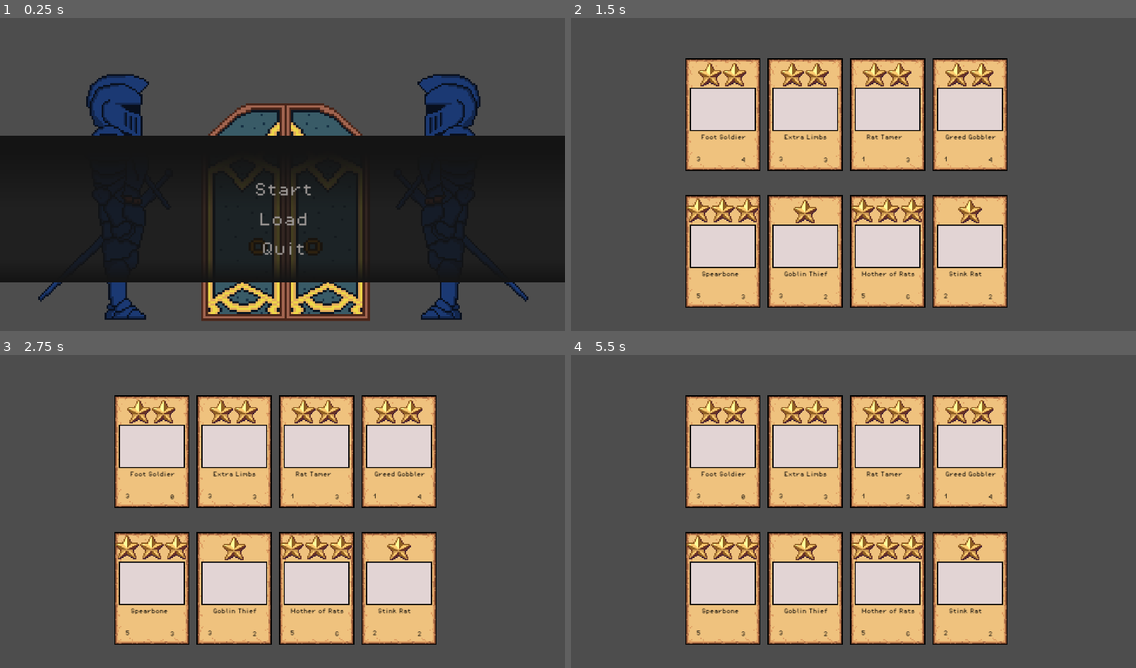
Above: before the commit, frames 1-4 (two rows, left to right).
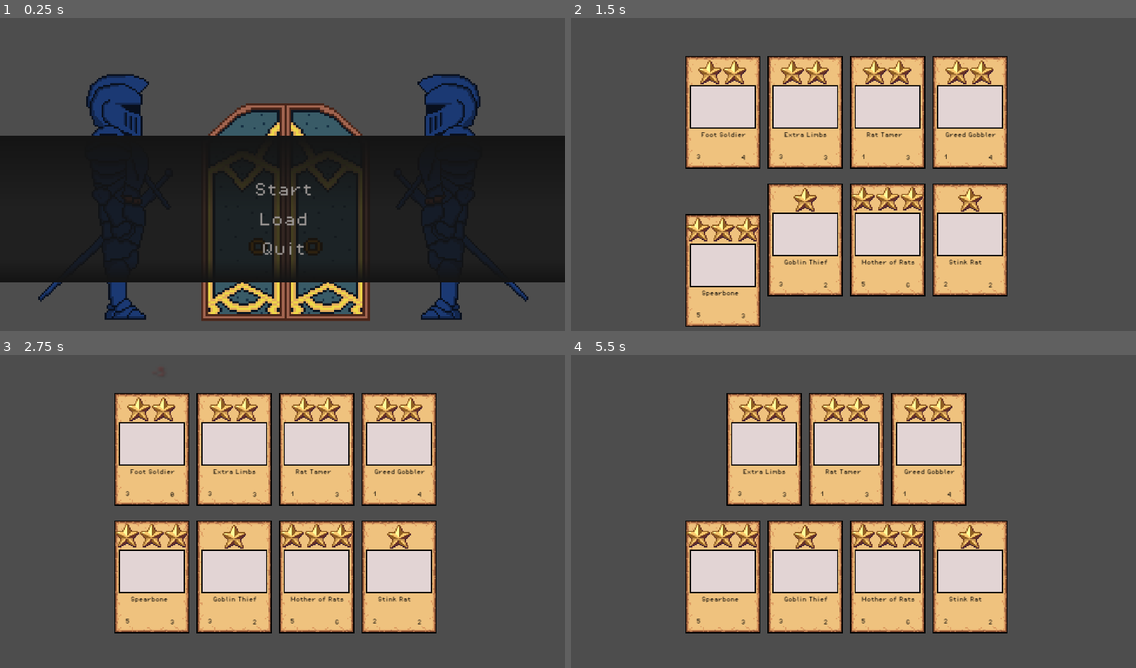
Above: after the commit, the same moments.

Repository: wenyng0526-boop/whateverproject
Game: Godot game, scene res://Scenes/main_menu.tscn
Two runs of this game, one before a commit and one after it. Both use one fixed random seed, a clock stepped at 60 frames per second and the inputs below. The engine's default icon, where the game draws it, is replaced by a stand-in: a white triangle on a blue panel in a dark square.
Inputs (mouse positions are in pixels of both pictures, inside the frame that each line leads up to):
- Up to frame 1 (0.25 s): no input
- Up to frame 2 (1.5 s): click (853, 190) at 0.5 s; click "DONE" at 1.25 s
- Up to frame 3 (2.75 s): move the mouse to (152, 452) at 2.02 s; click (152, 452) at 2.17 s
- Up to frame 4 (5.5 s): move the mouse to (802, 452) at 2.77 s; click (802, 452) at 2.92 s; tap Enter at 3.5, 5 s; move the mouse to (887, 452) at 3.52 s; click (887, 452) at 3.67 s; tap Space at 4.25 s; move the mouse to (972, 452) at 4.27 s; click (972, 452) at 4.42 s; move the mouse to (723, 589) at 5.02 s; click (723, 589) at 5.17 s

The runs differ from the first frame. In frame 2, 17% of the frame differs, in the area x 20-78%, y 12-99%; in frame 3, 16%; in frame 4, 25%, in the area x 20-78%, y 12-93%.

Commit message:
completed attack effect

Diff:
--- a/Scenes/CardUI.tscn
+++ b/Scenes/CardUI.tscn
@@ -8,7 +8,7 @@
 [sub_resource type="Animation" id="Animation_y2k82"]
 resource_name = "hit"
 length = 0.5
-step = 0.05
+step = 0.025
 tracks/0/type = "value"
 tracks/0/imported = false
 tracks/0/enabled = true
@@ -35,11 +35,85 @@
 "transitions": PackedFloat32Array(1),
 "update": 0,
 "values": [-0.0872665]
+}
+tracks/1/type = "value"
+tracks/1/imported = false
+tracks/1/enabled = true
+tracks/1/path = NodePath("CardVisual:position")
+tracks/1/interp = 1
+tracks/1/loop_wrap = true
+tracks/1/keys = {
+"times": PackedFloat32Array(0),
+"transitions": PackedFloat32Array(1),
+"update": 0,
+"values": [Vector2(0, 100)]
+}
+
+[sub_resource type="Animation" id="Animation_2jae0"]
+resource_name = "attack_player"
+step = 0.025
+tracks/0/type = "value"
+tracks/0/imported = false
+tracks/0/enabled = true
+tracks/0/path = NodePath("CardVisual:position")
+tracks/0/interp = 1
+tracks/0/loop_wrap = true
+tracks/0/keys = {
+"times": PackedFloat32Array(0, 0.125, 0.175, 0.225, 0.275, 0.3, 0.325, 0.35, 0.375, 0.4, 0.425, 0.45, 0.525, 1),
+"transitions": PackedFloat32Array(1, 1, 1, 1, 1, 1, 1, 1, 1, 1, 1, 1, 1, 1),
+"update": 0,
+"values": [Vector2(0, 0), Vector2(0, 100), Vector2(0, 110), Vector2(0, 100), Vector2(0, 110), Vector2(0, 100), Vector2(0, 110), Vector2(0, 100), Vector2(0, 110), Vector2(0, 100), Vector2(0, 110), Vector2(0, 140), Vector2(0, -150), Vector2(0, 0)]
+}
+tracks/1/type = "method"
+tracks/1/imported = false
+tracks/1/enabled = true
+tracks/1/path = NodePath(".")
+tracks/1/interp = 1
+tracks/1/loop_wrap = true
+tracks/1/keys = {
+"times": PackedFloat32Array(0.525),
+"transitions": PackedFloat32Array(1),
+"values": [{
+"args": [],
+"method": &"trigger_attack_hit"
+}]
+}
+
+[sub_resource type="Animation" id="Animation_2qsxy"]
+resource_name = "attack_enemy"
+step = 0.025
+tracks/0/type = "value"
+tracks/0/imported = false
+tracks/0/enabled = true
+tracks/0/path = NodePath("CardVisual:position")
+tracks/0/interp = 1
+tracks/0/loop_wrap = true
+tracks/0/keys = {
+"times": PackedFloat32Array(0, 0.125, 0.175, 0.225, 0.275, 0.3, 0.325, 0.35, 0.375, 0.4, 0.425, 0.45, 0.525, 1),
+"transitions": PackedFloat32Array(1, 1, 1, 1, 1, 1, 1, 1, 1, 1, 1, 1, 1, 1),
+"update": 0,
+"values": [Vector2(0, 0), Vector2(0, -100), Vector2(0, -110), Vector2(0, -100), Vector2(0, -110), Vector2(0, -100), Vector2(0, -110), Vector2(0, -100), Vector2(0, -110), Vector2(0, -100), Vector2(0, -110), Vector2(0, -140), Vector2(0, 150), Vector2(0, 0)]
+}
+tracks/1/type = "method"
+tracks/1/imported = false
+tracks/1/enabled = true
+tracks/1/path = NodePath(".")
+tracks/1/interp = 1
+tracks/1/loop_wrap = true
+tracks/1/keys = {
+"times": PackedFloat32Array(0.525),
+"transitions": PackedFloat32Array(1),
+"values": [{
+"args": [],
+"method": &"trigger_attack_hit"
+}]
 }
 
 [sub_resource type="AnimationLibrary" id="AnimationLibrary_4eghi"]
 _data = {
 "RESET": SubResource("Animation_rej3g"),
+"attack_enemy": SubResource("Animation_2qsxy"),
+"attack_player": SubResource("Animation_2jae0"),
 "hit": SubResource("Animation_y2k82")
 }
 
@@ -55,16 +129,26 @@
 pivot_offset = Vector2(90, 125)
 script = ExtResource("1_ywfkn")
 card_data = ExtResource("2_puuy4")
-name_label = NodePath("Name_Label")
-attack_label = NodePath("Attack_Label")
-health_label = NodePath("Health_Label")
-cost_label = NodePath("Cost_Label")
-picture = NodePath("Picture")
-desc_name_label = NodePath("CardDescription/Name_Label2")
-description_label = NodePath("CardDescription/Description_Label")
+name_label = NodePath("CardVisual/Name_Label")
+attack_label = NodePath("CardVisual/Attack_Label")
+health_label = NodePath("CardVisual/Health_Label")
+cost_label = NodePath("CardVisual/Cost_Label")
+picture = NodePath("CardVisual/Picture")
+desc_name_label = NodePath("CardVisual/CardDescription/Name_Label2")
+description_label = NodePath("CardVisual/CardDescription/Description_Label")
 animation_player = NodePath("AnimationPlayer")
 
-[node name="Name_Label" type="Label" parent="."]
+[node name="CardVisual" type="Control" parent="."]
+custom_minimum_size = Vector2(180, 250)
+layout_mode = 1
+anchors_preset = 15
+anchor_right = 1.0
+anchor_bottom = 1.0
+grow_horizontal = 2
+grow_vertical = 2
+mouse_filter = 2
+
+[node name="Name_Label" type="Label" parent="CardVisual"]
 layout_mode = 1
 anchors_preset = 7
 anchor_left = 0.5
@@ -81,7 +165,7 @@
 theme_override_fonts/font = ExtResource("3_qojfg")
 text = "Minion Name"
 
-[node name="Attack_Label" type="Label" parent="."]
+[node name="Attack_Label" type="Label" parent="CardVisual"]
 layout_mode = 1
 anchors_preset = 2
 anchor_top = 1.0
@@ -95,7 +179,7 @@
 text = "10
 "
 
-[node name="Health_Label" type="Label" parent="."]
+[node name="Health_Label" type="Label" parent="CardVisual"]
 layout_mode = 1
 anchors_preset = 3
 anchor_left = 1.0
@@ -112,7 +196,7 @@
 text = "10
 "
 
-[node name="Cost_Label" type="Label" parent="."]
+[node name="Cost_Label" type="Label" parent="CardVisual"]
 visible = false
 layout_mode = 1
 anchors_preset = 1
@@ -124,7 +208,7 @@
 theme_override_fonts/font = ExtResource("3_qojfg")
 text = "3"
 
-[node name="Picture" type="TextureRect" parent="."]
+[node name="Picture" type="TextureRect" parent="CardVisual"]
 z_index = -10
 layout_mode = 1
 anchors_preset = 8
@@ -140,7 +224,7 @@
 grow_vertical = 2
 texture = ExtResource("4_5yg2h")
 
-[node name="CardDescription" type="Control" parent="."]
+[node name="CardDescription" type="Control" parent="CardVisual"]
 visible = false
 z_index = 10
 layout_mode = 1
@@ -155,7 +239,7 @@
 grow_horizontal = 2
 grow_vertical = 2
 
-[node name="Picture2" type="TextureRect" parent="CardDescription"]
+[node name="Picture2" type="TextureRect" parent="CardVisual/CardDescription"]
 layout_mode = 1
 anchors_preset = 5
 anchor_left = 0.5
@@ -167,7 +251,7 @@
 grow_horizontal = 2
 texture = ExtResource("4_5yg2h")
 
-[node name="Name_Label2" type="Label" parent="CardDescription"]
+[node name="Name_Label2" type="Label" parent="CardVisual/CardDescription"]
 layout_mode = 1
 anchors_preset = 8
 anchor_left = 0.5
@@ -184,7 +268,7 @@
 theme_override_fonts/font = ExtResource("3_qojfg")
 text = "Minion Name"
 
-[node name="Description_Label" type="Label" parent="CardDescription"]
+[node name="Description_Label" type="Label" parent="CardVisual/CardDescription"]
 custom_minimum_size = Vector2(130, 0)
 layout_mode = 1
 anchors_preset = 8
--- a/Scenes/combat_scene.tscn
+++ b/Scenes/combat_scene.tscn
@@ -1,8 +1,7 @@
-[gd_scene load_steps=11 format=3 uid="uid://c7ondrblaspck"]
+[gd_scene load_steps=10 format=3 uid="uid://c7ondrblaspck"]
 
 [ext_resource type="Script" path="res://Scipts/combat_manager.gd" id="1_1ge3h"]
 [ext_resource type="PackedScene" uid="uid://v8ivyevagaw0" path="res://Scenes/CardUI.tscn" id="1_hiokq"]
-[ext_resource type="PackedScene" uid="uid://8imafbd3lgtf" path="res://Scenes/claw_effect.tscn" id="3_760mf"]
 [ext_resource type="Resource" uid="uid://c4lnlj38wuvu6" path="res://Minion Resource/Knight/foot_soldier.tres" id="3_ngc22"]
 [ext_resource type="Resource" uid="uid://bvf130wywxg2u" path="res://Minion Resource/Skeleton/extra_limbs.tres" id="4_8ts7m"]
 [ext_resource type="Resource" uid="uid://bcio2vbvxjej0" path="res://Minion Resource/Skeleton/spearbone.tres" id="5_61ds5"]
@@ -11,13 +10,11 @@
 [ext_resource type="Resource" uid="uid://dfmn33hu2kreo" path="res://Minion Resource/Rat/stink_rat.tres" id="6_g8pjw"]
 [ext_resource type="Resource" uid="uid://cux54pf0jelew" path="res://Minion Resource/Rat/mother_of_rats.tres" id="8_4fngt"]
 
-[node name="Combat_Scene" type="Node2D" node_paths=PackedStringArray("player_container", "enemy_container", "effects")]
+[node name="Combat_Scene" type="Node2D" node_paths=PackedStringArray("player_container", "enemy_container")]
 script = ExtResource("1_1ge3h")
 player_container = NodePath("PlayerCenter/PlayerContainer")
 enemy_container = NodePath("EnemyCenter/EnemyContainer")
 card_ui = ExtResource("1_hiokq")
-claw_effect = ExtResource("3_760mf")
-effects = NodePath("Effects")
 
 [node name="EnemyCenter" type="CenterContainer" parent="."]
 custom_minimum_size = Vector2(1152, 300)
@@ -25,9 +22,9 @@
 anchor_left = 0.5
 anchor_right = 0.5
 offset_left = 360.0
-offset_top = 179.0
+offset_top = 171.0
 offset_right = 1512.0
-offset_bottom = 479.0
+offset_bottom = 471.0
 grow_horizontal = 2
 size_flags_horizontal = 4
 size_flags_vertical = 0
@@ -55,9 +52,9 @@
 [node name="PlayerCenter" type="CenterContainer" parent="."]
 custom_minimum_size = Vector2(1152, 300)
 offset_left = 360.0
-offset_top = 645.0
+offset_top = 605.0
 offset_right = 1512.0
-offset_bottom = 945.0
+offset_bottom = 905.0
 
 [node name="PlayerContainer" type="HBoxContainer" parent="PlayerCenter"]
 layout_mode = 2
--- a/Scenes/main_menu.tscn
+++ b/Scenes/main_menu.tscn
@@ -7,7 +7,7 @@
 [ext_resource type="Texture2D" uid="uid://42kpifxexb8j" path="res://Assets/button/Quit Button.png" id="5_7abrb"]
 
 [sub_resource type="Gradient" id="Gradient_2xgg7"]
-offsets = PackedFloat32Array(0, 0.149351, 0.318182, 0.493506, 0.88961)
+offsets = PackedFloat32Array(0, 0.149351, 0.318182, 0.493506, 1)
 colors = PackedColorArray(0.0823529, 0.0823529, 0.0823529, 1, 0.0823529, 0.0823529, 0.0823529, 0.784314, 0.0823529, 0.0823529, 0.0823529, 0.784314, 0.0823529, 0.0823529, 0.0823529, 0.784314, 0.0807833, 0.0807833, 0.0807833, 1)
 
 [sub_resource type="GradientTexture2D" id="GradientTexture2D_swdvf"]
--- /dev/null
+++ b/Scenes/print_damage.tscn
@@ -0,0 +1,112 @@
+[gd_scene load_steps=5 format=3 uid="uid://cocg4ct740gv6"]
+
+[ext_resource type="Script" path="res://Scipts/print_damage.gd" id="1_h6t0x"]
+
+[sub_resource type="Animation" id="Animation_e1km5"]
+length = 0.001
+tracks/0/type = "value"
+tracks/0/imported = false
+tracks/0/enabled = true
+tracks/0/path = NodePath("Label:position")
+tracks/0/interp = 1
+tracks/0/loop_wrap = true
+tracks/0/keys = {
+"times": PackedFloat32Array(0),
+"transitions": PackedFloat32Array(1),
+"update": 0,
+"values": [Vector2(0, -100)]
+}
+tracks/1/type = "value"
+tracks/1/imported = false
+tracks/1/enabled = true
+tracks/1/path = NodePath("Label:theme_override_colors/font_color")
+tracks/1/interp = 1
+tracks/1/loop_wrap = true
+tracks/1/keys = {
+"times": PackedFloat32Array(0),
+"transitions": PackedFloat32Array(1),
+"update": 0,
+"values": [Color(1, 0, 0, 0)]
+}
+tracks/2/type = "value"
+tracks/2/imported = false
+tracks/2/enabled = true
+tracks/2/path = NodePath("Label:theme_override_colors/font_shadow_color")
+tracks/2/interp = 1
+tracks/2/loop_wrap = true
+tracks/2/keys = {
+"times": PackedFloat32Array(0),
+"transitions": PackedFloat32Array(1),
+"update": 0,
+"values": [Color(0, 0, 0, 0)]
+}
+
+[sub_resource type="Animation" id="Animation_heoc8"]
+resource_name = "damage"
+step = 0.5
+tracks/0/type = "value"
+tracks/0/imported = false
+tracks/0/enabled = true
+tracks/0/path = NodePath("Label:position")
+tracks/0/interp = 1
+tracks/0/loop_wrap = true
+tracks/0/keys = {
+"times": PackedFloat32Array(0, 1),
+"transitions": PackedFloat32Array(1, 1),
+"update": 0,
+"values": [Vector2(0, 0), Vector2(0, -300)]
+}
+tracks/1/type = "value"
+tracks/1/imported = false
+tracks/1/enabled = true
+tracks/1/path = NodePath("Label:theme_override_colors/font_color")
+tracks/1/interp = 1
+tracks/1/loop_wrap = true
+tracks/1/keys = {
+"times": PackedFloat32Array(0, 1),
+"transitions": PackedFloat32Array(1, 1),
+"update": 0,
+"values": [Color(1, 0, 0, 1), Color(1, 0, 0, 0)]
+}
+tracks/2/type = "value"
+tracks/2/imported = false
+tracks/2/enabled = true
+tracks/2/path = NodePath("Label:theme_override_colors/font_shadow_color")
+tracks/2/interp = 1
+tracks/2/loop_wrap = true
+tracks/2/keys = {
+"times": PackedFloat32Array(0, 1),
+"transitions": PackedFloat32Array(1, 1),
+"update": 0,
+"values": [Color(0, 0, 0, 1), Color(0, 0, 0, 0)]
+}
+
+[sub_resource type="AnimationLibrary" id="AnimationLibrary_4n322"]
+_data = {
+"RESET": SubResource("Animation_e1km5"),
+"damage": SubResource("Animation_heoc8")
+}
+
+[node name="PrintDamage" type="Node2D"]
+script = ExtResource("1_h6t0x")
+
+[node name="Label" type="Label" parent="."]
+anchors_preset = 8
+anchor_left = 0.5
+anchor_top = 0.5
+anchor_right = 0.5
+anchor_bottom = 0.5
+offset_top = -100.0
+offset_right = 24.0
+offset_bottom = -77.0
+grow_horizontal = 2
+grow_vertical = 2
+scale = Vector2(3, 3)
+theme_override_colors/font_color = Color(1, 0, 0, 0)
+theme_override_colors/font_shadow_color = Color(0, 0, 0, 0)
+text = "-10"
+
+[node name="AnimationPlayer" type="AnimationPlayer" parent="."]
+libraries = {
+"": SubResource("AnimationLibrary_4n322")
+}
--- a/Scipts/card.gd
+++ b/Scipts/card.gd
@@ -1,6 +1,7 @@
 class_name CardUI
 extends Control
 signal clicked(card: CardUI)
+signal attack_hit
 
 @export var card_data: Resource
 @export var name_label: Label
@@ -10,7 +11,7 @@
 @export var picture : TextureRect
 @export var desc_name_label: Label
 @export var description_label: Label
-@onready var card_description: Control = $CardDescription
+@onready var card_description: Control = $CardVisual/CardDescription
 @export var animation_player: AnimationPlayer
 
 
@@ -88,3 +89,14 @@
 func play_hit_animation() -> void:
 	animation_player.play("hit")
 	await animation_player.animation_finished
+
+#card attack animation
+func play_attack_animation() -> void:
+	if team == "Player":
+		animation_player.play("attack_player")
+	else:
+		animation_player.play("attack_enemy")
+
+
+func trigger_attack_hit() -> void:
+	attack_hit.emit()
--- a/Scipts/combat_manager.gd
+++ b/Scipts/combat_manager.gd
@@ -7,9 +7,11 @@
 @export var enemy_container: HBoxContainer
 # The card scene used to spawn the player's bought cards
 @export var card_ui: PackedScene
-#add claw effect, can change it at at combat_scene (inspector)
-@export var claw_effect: PackedScene
-@export var effects: Node2D
+#add claw effect
+@onready var effects: Node2D = $Effects
+const claw_effect = preload("res://Scenes/claw_effect.tscn")
+#add scene of printdamgae
+const print_damage = preload("res://Scenes/print_damage.tscn")
 
 var player_cards: Array[CardUI] = []
 var enemy_cards: Array[CardUI] = []
@@ -100,7 +102,11 @@
 func attack(attacker: CardUI, target: CardUI) -> void:
 	print(attacker.card_data.name, " attacks ", target.card_data.name, " for ", attacker.current_attack, " damage!")
 
-	await get_tree().create_timer(1.0).timeout
+	# Start the attack animation
+	attacker.play_attack_animation()
+
+	# Wait until the animation reaches the hit point
+	await attacker.attack_hit
 
 	# Create a new claw effect
 	var claw_instance = claw_effect.instantiate()
@@ -109,6 +115,14 @@
 
 	# Move the claw effect to the target card
 	claw_instance.global_position = target.get_global_rect().get_center()
+
+	var damage_instance = print_damage.instantiate()
+	# Add the damage number into the Scene Tree
+	effects.add_child(damage_instance)
+
+	# Move the damage number slightly above the target card
+	damage_instance.global_position = target.get_global_rect().get_center() + Vector2(0, -50)
+	damage_instance.show_damage(attacker.current_attack)
 
 	target.take_damage(attacker.current_attack)
 	await target.play_hit_animation()
@@ -123,10 +137,22 @@
 func cleanup_dead_cards() -> void:
 	for card in player_cards.duplicate():
 		if card.is_dead():
+			var dead_index = player_cards.find(card)
+
+			# Move the turn index back if a card before it was removed
+			if dead_index < player_index:
+				player_index -= 1
+
 			player_cards.erase(card)
 			card.die()
 
 	for card in enemy_cards.duplicate():
 		if card.is_dead():
+			var dead_index = enemy_cards.find(card)
+
+			# Move the turn index back if a card before it was removed
+			if dead_index < enemy_index:
+				enemy_index -= 1
+
 			enemy_cards.erase(card)
 			card.die()
--- /dev/null
+++ b/Scipts/print_damage.gd
@@ -0,0 +1,13 @@
+extends Node2D
+
+@onready var damage_label: Label = $Label
+@onready var animation_player: AnimationPlayer = $AnimationPlayer
+
+
+func show_damage(amount: int) -> void:
+	damage_label.text = "-" + str(amount)
+
+	animation_player.play("damage")
+	await animation_player.animation_finished
+
+	queue_free()
Not shown: 1 places in Scenes/CardUI.tscn that only renumber resources
